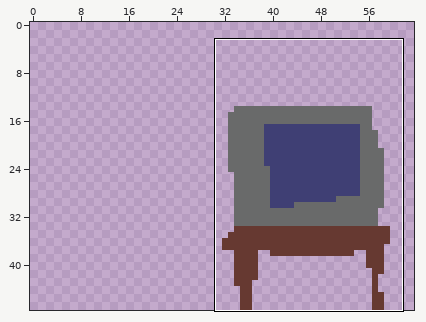
Pixel-art sprite -- assets/art/rooms/tv.png. The picture above shows the old version from afar; the outline marks the close-up.
Close-up. First the earlier version:
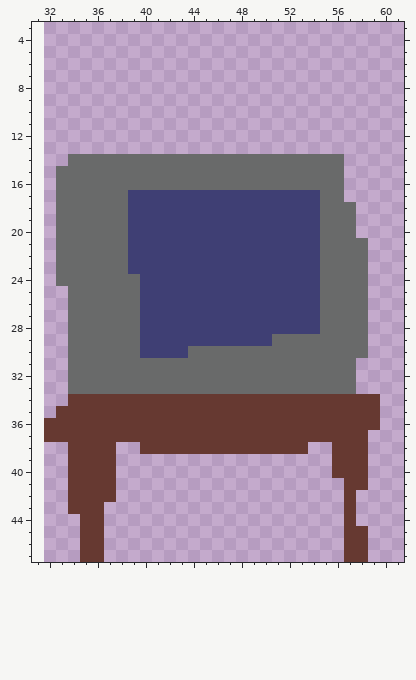
The file is 32x48 pixels. Shown: x 31..61, y 3..47. The old version is drawn lined up with the new one, on the new canvas. The commit also changed other parts of the picture, which this record leaves out.
Once edited:
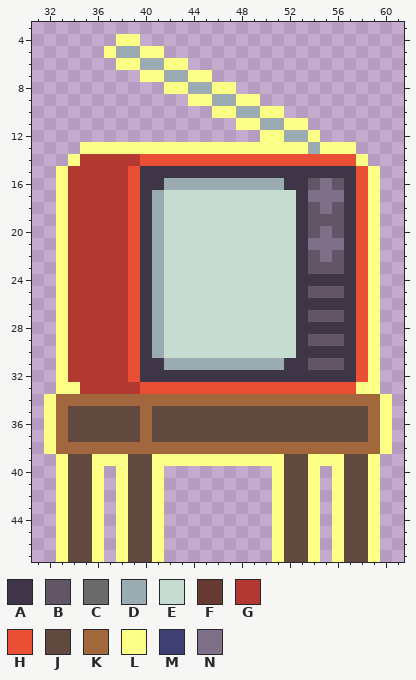
Palette (. is transparent): A #3e3546  B #625565  C #696a6a  D #9babb2  E #c7dcd0  F #663931  G #b33831  H #ea4f36  J #60493f  K #a2673d  L #fbff86  M #3f3f74  N #7f708a
What changed:
canvas 32x48 -> 64x48, the old top-left corner now at 32,0
Changed rows in their new state; - is an unchanged pixel.
first column x 32:
 4 ------LL---------------------
 5 -----LDDLL-------------------
 6 ------LLDDLL-----------------
 7 --------LLDDLL---------------
 8 ----------LLDDLL-------------
 9 ------------LLDDLL-----------
10 --------------LLDDLL---------
11 ----------------LLDDLL-------
12 ------------------LLDDL------
13 ---LLLLLLLLLLLLLLLLLLLDLLL---
14 --LGGGGGHHHHHHHHHHHHHHHHHHL--
15 -LGGGGGHAAAAAAAAAAAAAAAAAAHL-
16 -LGGGGGHAADDDDDDDDDDAABNBAHL-
17 -LGGGGGHADEEEEEEEEEEEANNNAHL-
18 -LGGGGGHADEEEEEEEEEEEABNBAHL-
19 -LGGGGGHADEEEEEEEEEEEABBBAHL-
20 -LGGGGGHADEEEEEEEEEEEABNBAHL-
21 -LGGGGGHADEEEEEEEEEEEANNNAHL-
22 -LGGGGGHADEEEEEEEEEEEABNBAHL-
23 -LGGGGGHADEEEEEEEEEEEABBBAHL-
24 -LGGGGGHADEEEEEEEEEEEAAAAAHL-
25 -LGGGGGHADEEEEEEEEEEEABBBAHL-
26 -LGGGGGHADEEEEEEEEEEEAAAAAHL-
27 -LGGGGGHADEEEEEEEEEEEABBBAHL-
28 -LGGGGGHADEEEEEEEEEEEAAAAAHL-
29 -LGGGGGHADEEEEEEEEEEEABBBAHL-
30 -LGGGGGHADEEEEEEEEEEEAAAAAHL-
31 -LGGGGGHAADDDDDDDDDDAABBBAHL-
32 -LGGGGGHAAAAAAAAAAAAAAAAAAHL-
33 -LLGGGGGHHHHHHHHHHHHHHHHHHLL-
34 LKKKKKKKKKKKKKKKKKKKKKKKKKKKL
35 LKJJJJJJKJJJJJJJJJJJJJJJJJJKL
36 LKJJJJJJKJJJJJJJJJJJJJJJJJJKL
37 LKJJJJJJKJJJJJJJJJJJJJJJJJJKL
38 LKKKKKKKKKKKKKKKKKKKKKKKKKKKL
39 -LJJLLLJJLLLLLLLLLLLJJLLLJJL-
40 -LJJL.LJJL---------LJJL-LJJL-
41 -LJJL.LJJL---------LJJL-LJJL-
42 -LJJL.LJJL---------LJJL-LJJL-
43 -LJJL-LJJL---------LJJL-LJJL-
44 -LJJL-LJJL---------LJJL-LJJL-
45 -LJJL-LJJL---------LJJL-LJJL-
46 -LJJL-LJJL---------LJJL-LJJL-
47 -LJJL-LJJL---------LJJL-LJJL-
Pixel boxes of the changes (left, top, right, bottom) in both close-ups:
changed: (44, 34, 392, 562)
